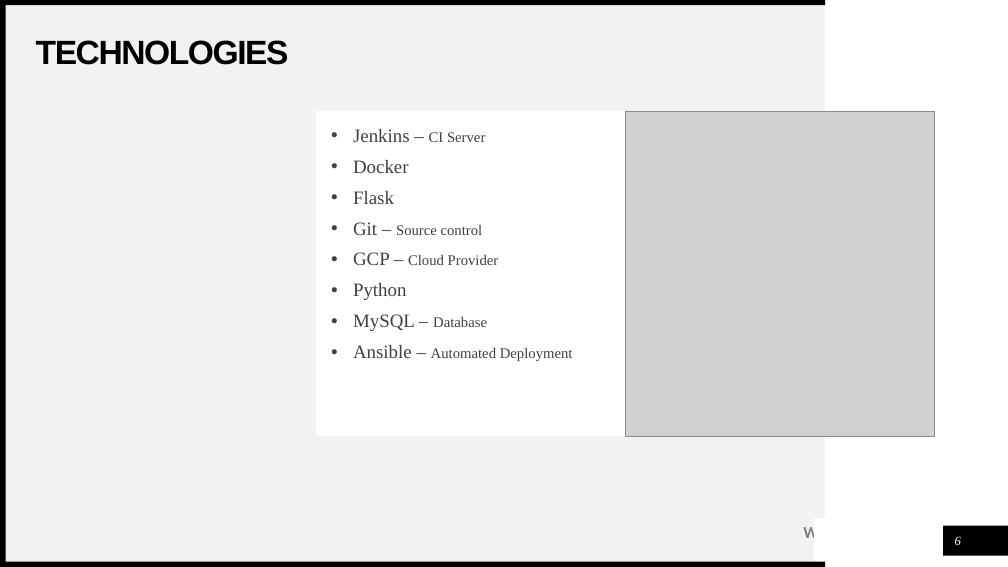
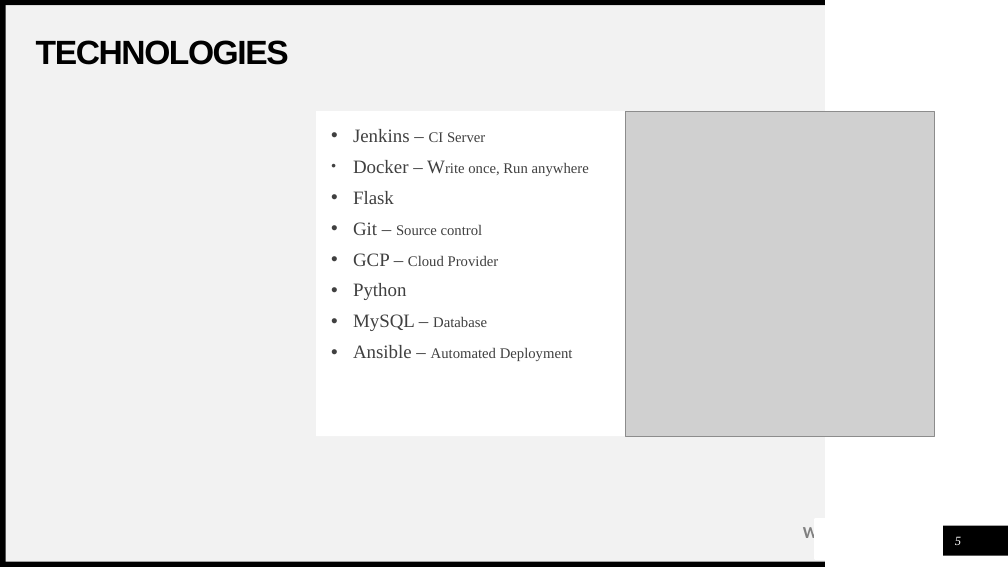
Before and after one commit to Marbul83/PiersProject, a slide deck: slide 5 of Media/DnDPresent.pptx (slide 6 before the commit). Drawn at 1008x567 pixels with LibreOffice and Linux fonts; fonts in the diff are those of the drawing; grey boxes stand for pictures. Boxes give left, top, right and bottom in pixels: in the first picture for what was removed or moved away, otherwise in the second. Text is boxed around its words. In the diff, an @@ line names an element or a change of style, - is before the commit and + after.

```diff
--- a/Media/DnDPresent.pptx
+++ b/Media/DnDPresent.pptx
@@ text in rectangle at (x1=353, y1=160, x2=589, y2=176): text changed; size 18 to 14 pt @@
-• Docker
+● Docker – Write once, Run anywhere
@@ page number at (x1=955, y1=536, x2=961, y2=545): text changed @@
-6
+5
```
Also in this commit, not shown: 1 other slide changed, 1 slide added, 1 slide removed, 1 other file.
